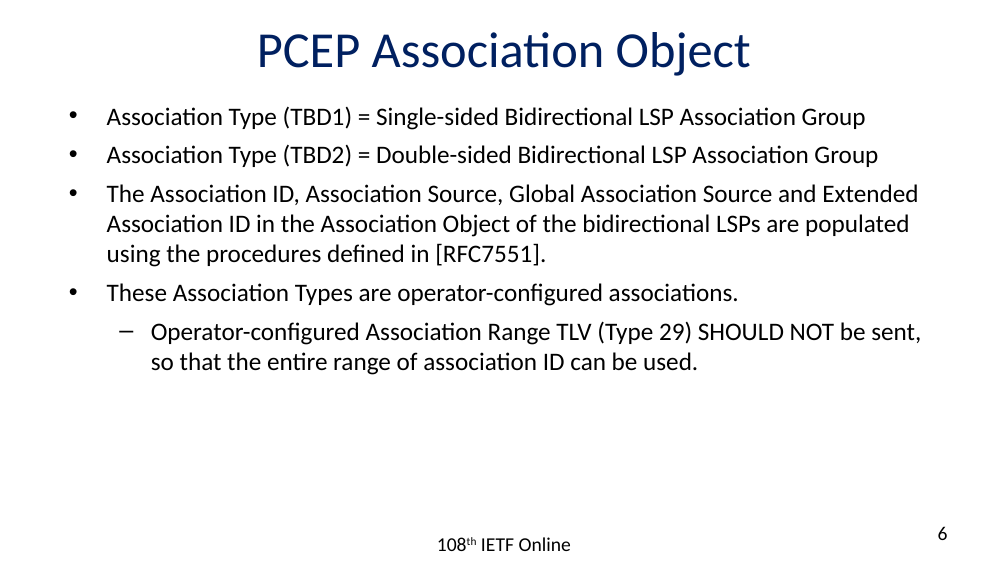
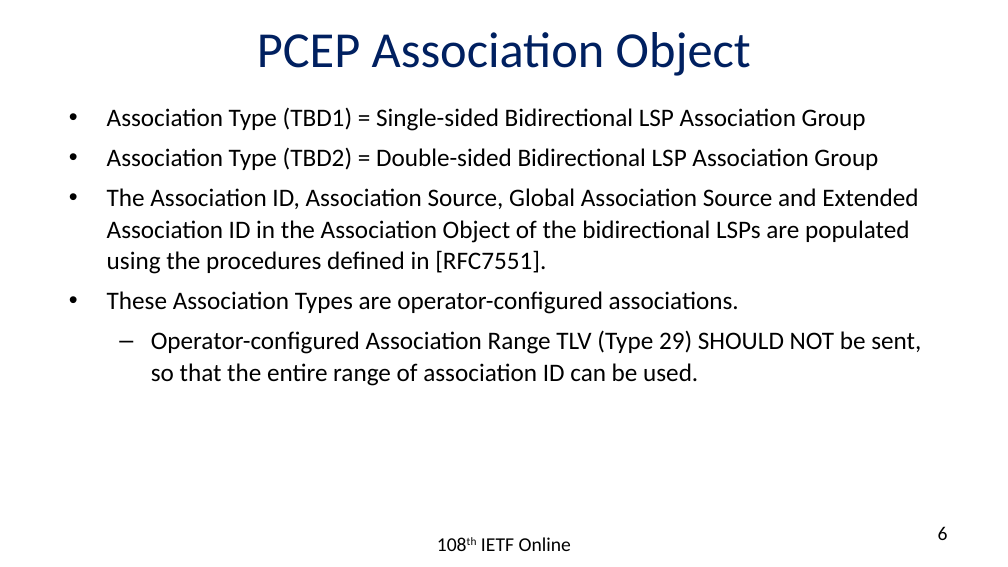
Before and after one commit to rakgandhi/ietf-slides, a slide deck: slide 6 of draft-ietf-pce-association-bidir-06.pptx. Drawn at 1008x567 pixels with LibreOffice and Linux fonts; fonts in the diff are those of the drawing. Boxes give left, top, right and bottom in pixels: in the first picture for what was removed or moved away, otherwise in the second. Text is boxed around its words. In the diff, an @@ line names an element or a change of style, - is before the commit and + after.

```diff
--- a/draft-ietf-pce-association-bidir-06.pptx
+++ b/draft-ietf-pce-association-bidir-06.pptx
@@ text "Association Type (TBD1) = Single-sided ..." at <box>107,107,921,386</box>: line spacing 1 to 22.6pt @@
```
Also in this commit, not shown: 2 other slides changed, 3 other files.
